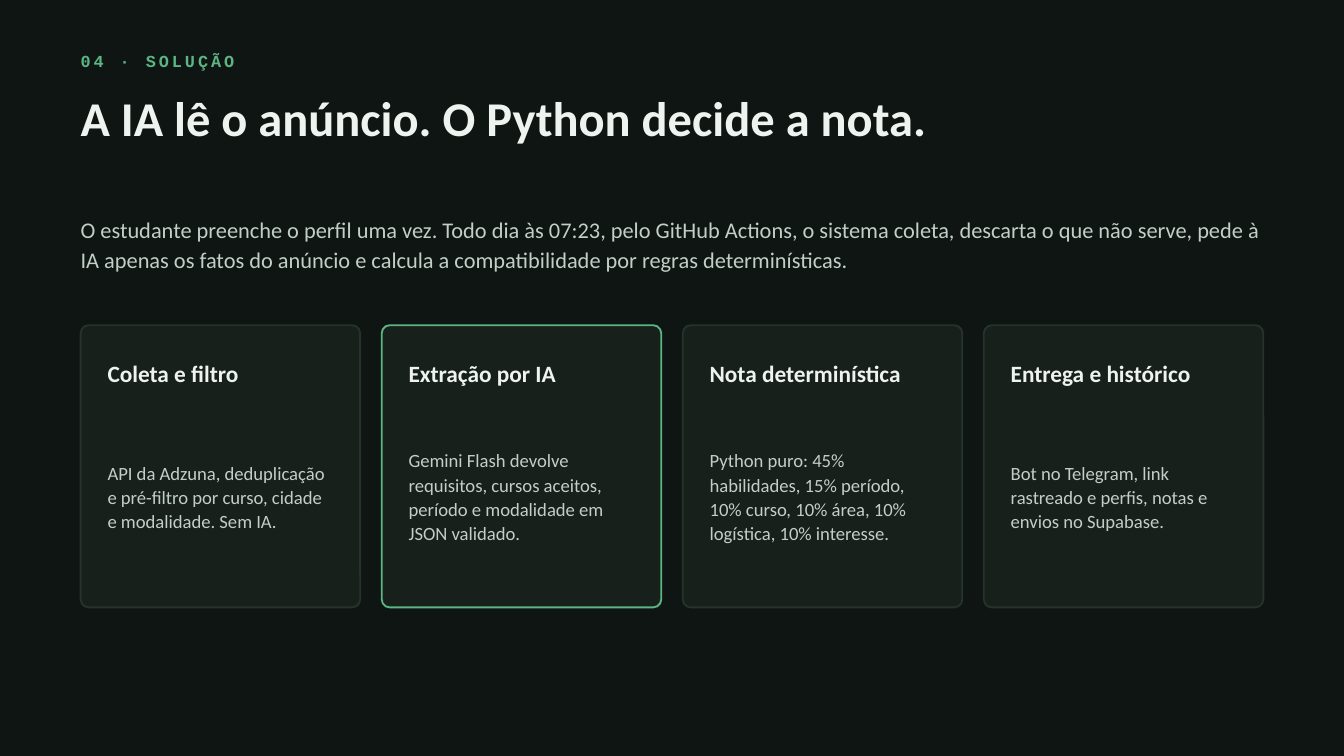
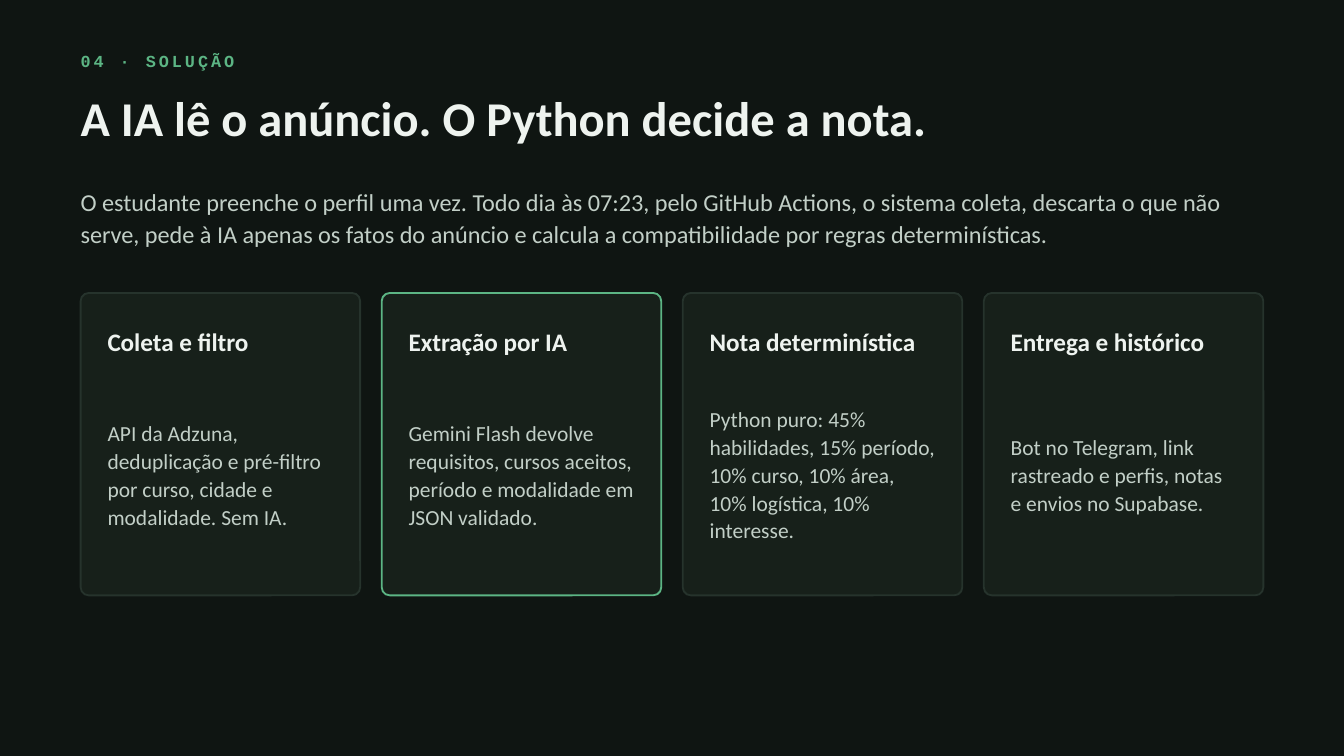
Before and after one commit to RadarEstagio/RadarEstagio, a slide deck: slide 4 of apresentacao/radar-de-estagio-pit.pptx. Drawn at 1344x756 pixels with LibreOffice and Linux fonts; fonts in the diff are those of the drawing. Boxes give left, top, right and bottom in pixels: in the first picture for what was removed or moved away, otherwise in the second. Text is boxed around its words. In the diff, an @@ line names an element or a change of style, - is before the commit and + after.

```diff
--- a/apresentacao/radar-de-estagio-pit.pptx
+++ b/apresentacao/radar-de-estagio-pit.pptx
@@ text "O estudante preenche o perfil ...": place and size @@
-text "O estudante preenche o perfil ..." at bbox=[81, 222, 1259, 272]
+text "O estudante preenche o perfil ..." at bbox=[81, 194, 1220, 247]
@@ text "O estudante preenche o perfil ..." at bbox=[81, 194, 1220, 247]: size 12 to 13 pt @@
@@ rounded rectangle: place and size @@
-rounded rectangle at bbox=[81, 325, 360, 607]
+rounded rectangle at bbox=[81, 293, 360, 595]
@@ rounded rectangle: place and size @@
-rounded rectangle at bbox=[382, 325, 661, 607]
+rounded rectangle at bbox=[382, 293, 661, 595]
@@ rounded rectangle: place and size @@
-rounded rectangle at bbox=[683, 325, 962, 607]
+rounded rectangle at bbox=[683, 293, 962, 595]
@@ rounded rectangle: place and size @@
-rounded rectangle at bbox=[984, 325, 1263, 607]
+rounded rectangle at bbox=[984, 293, 1263, 595]
@@ 4 texts: place and size @@
-4 texts at bbox=[108, 365, 1191, 386]
+4 texts at bbox=[108, 333, 1204, 356]
@@ size 12.5 to 13.5 pt in 4 elements at bbox=[108, 333, 249, 351], bbox=[409, 334, 567, 356], bbox=[710, 333, 915, 351], bbox=[1011, 333, 1204, 356] @@
@@ size 10 to 11.5 pt in 4 elements at bbox=[409, 426, 634, 525], bbox=[710, 412, 934, 538], bbox=[1011, 440, 1222, 515], bbox=[108, 426, 321, 525] @@
@@ text "API da Adzuna, deduplicação e ...": place and size @@
-text "API da Adzuna, deduplicação e ..." at bbox=[108, 467, 325, 528]
+text "API da Adzuna, deduplicação e ..." at bbox=[108, 426, 321, 525]
@@ text "Gemini Flash devolve requisitos, cursos ...": place and size @@
-text "Gemini Flash devolve requisitos, cursos ..." at bbox=[409, 454, 603, 540]
+text "Gemini Flash devolve requisitos, cursos ..." at bbox=[409, 426, 634, 525]
@@ text "Python puro: 45% habilidades, 15% ...": place and size @@
-text "Python puro: 45% habilidades, 15% ..." at bbox=[710, 454, 906, 543]
+text "Python puro: 45% habilidades, 15% ..." at bbox=[710, 412, 934, 538]
@@ text "Bot no Telegram, link rastreado ...": place and size @@
-text "Bot no Telegram, link rastreado ..." at bbox=[1011, 467, 1207, 531]
+text "Bot no Telegram, link rastreado ..." at bbox=[1011, 440, 1222, 515]
```
Also in this commit, not shown: 9 other slides changed, 1 other file.
